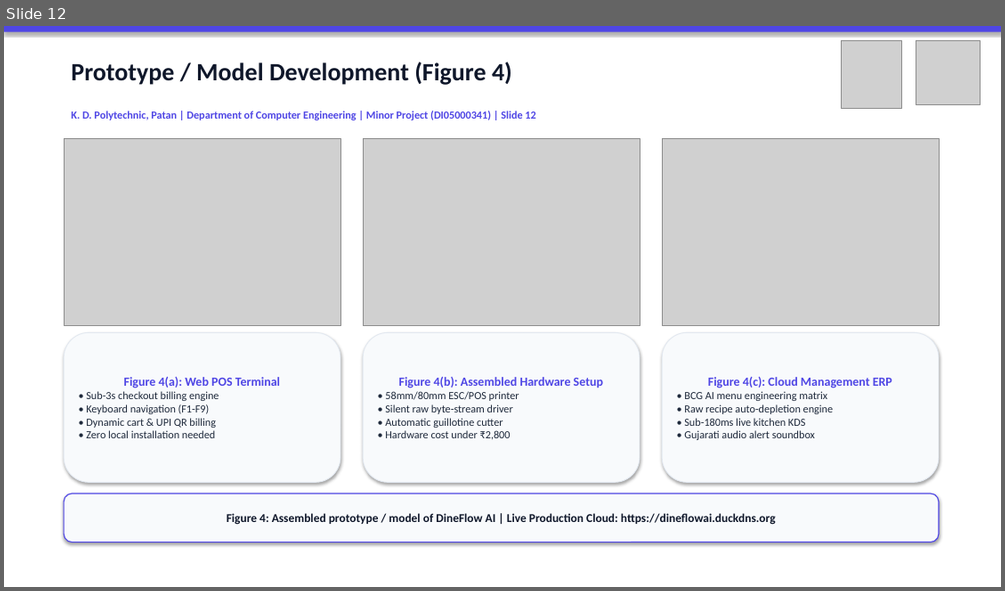
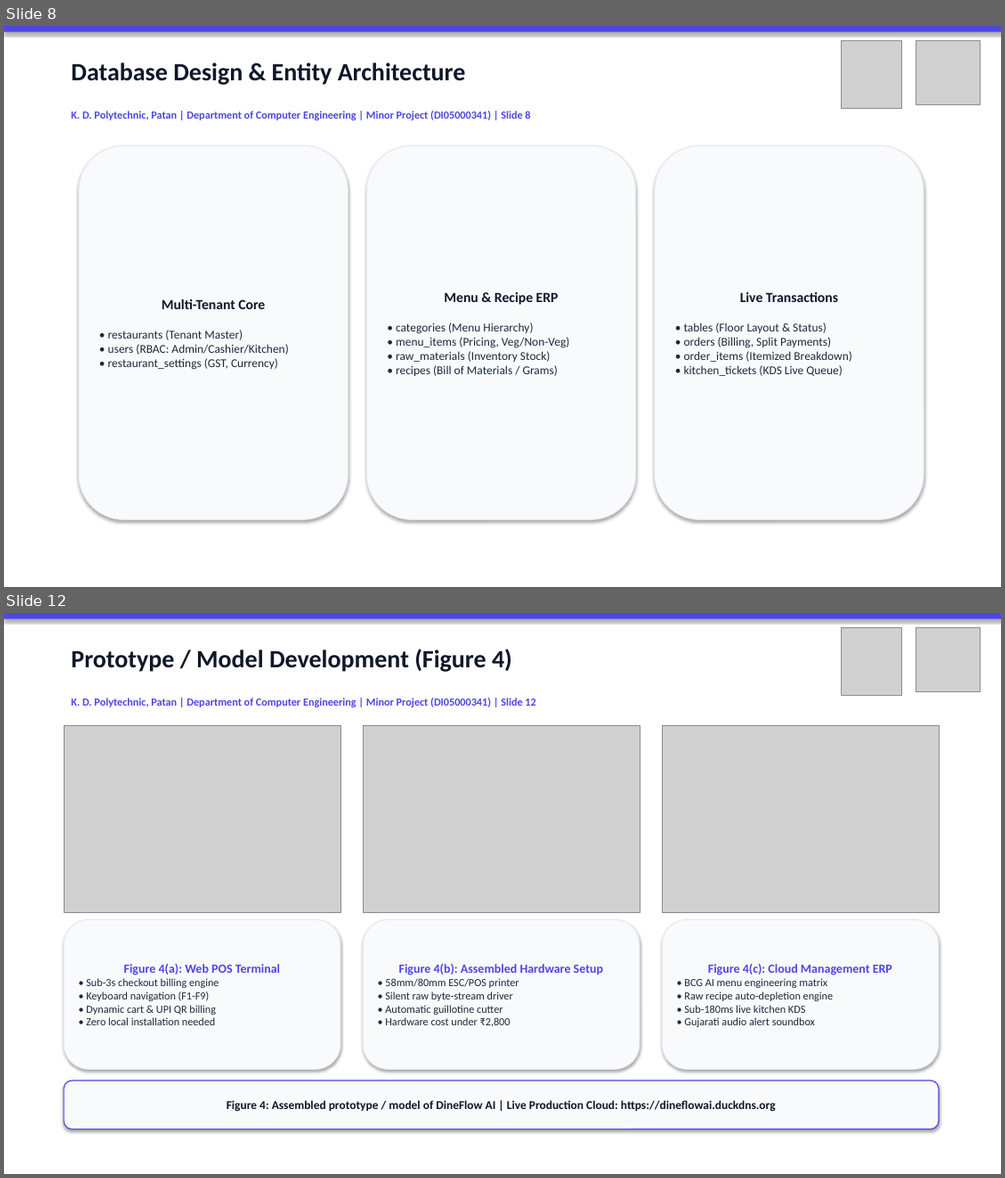
Before and after one commit to Shubh-Patel-07/DineFlow-AI, a slide deck: docs/DineFlow_AI_GTU_Minor_Project_Presentation.pptx. Shown one above the other, each under a label of ours: slide 12 before the commit, slides 8 and 12 after it; the slides between them are not shown. The pictures are 1005x591 and 1005x1178 pixels, drawn with LibreOffice and Linux fonts; fonts in the diff are those of the drawing; grey boxes stand for pictures. Boxes give left, top, right and bottom in pixels: in the first picture for what was removed or moved away, otherwise in the second. Text is boxed around its words. In the diff, an @@ line names an element or a change of style, - is before the commit and + after.

```diff
--- a/docs/DineFlow_AI_GTU_Minor_Project_Presentation.pptx
+++ b/docs/DineFlow_AI_GTU_Minor_Project_Presentation.pptx
@@ slide 8 added at (4,26,1001,587), background #FFFFFF @@
@@ rectangle added at (4,26,1001,587), fill #FFFFFF @@
@@ rectangle added at (4,26,1001,32), fill #4F46E5 @@
@@ picture added at (841,41,901,108) @@
@@ picture added at (916,41,979,104) @@
@@ text added at (71,62,466,85), 24 pt, text #0F172A, bold @@
+Database Design & Entity Architecture
@@ text added at (71,111,530,120), 10.5 pt, text #4F46E5, bold @@
+K. D. Polytechnic, Patan | Department of Computer Engineering | Minor Project (DI05000341) | Slide 8
@@ rounded rectangle added at (79,145,348,520), fill #F8FAFC, outline #E2E8F0 0.75 pt, 11.5 pt, text #1E293B @@
+Multi-Tenant Core
+• restaurants (Tenant Master)
+• users (RBAC: Admin/Cashier/Kitchen)
+• restaurant_settings (GST, Currency)
@@ rounded rectangle added at (367,145,636,520), fill #F8FAFC, outline #E2E8F0 0.75 pt, 11.5 pt, text #1E293B @@
+Menu & Recipe ERP
+• categories (Menu Hierarchy)
+• menu_items (Pricing, Veg/Non-Veg)
+• raw_materials (Inventory Stock)
+• recipes (Bill of Materials / Grams)
@@ rounded rectangle added at (655,145,923,520), fill #F8FAFC, outline #E2E8F0 0.75 pt, 11.5 pt, text #1E293B @@
+Live Transactions
+• tables (Floor Layout & Status)
+• orders (Billing, Split Payments)
+• order_items (Itemized Breakdown)
+• kitchen_tickets (KDS Live Queue)
```
Also in this commit, not shown: 10 slides changed, 1 slide removed, 1 other file.
